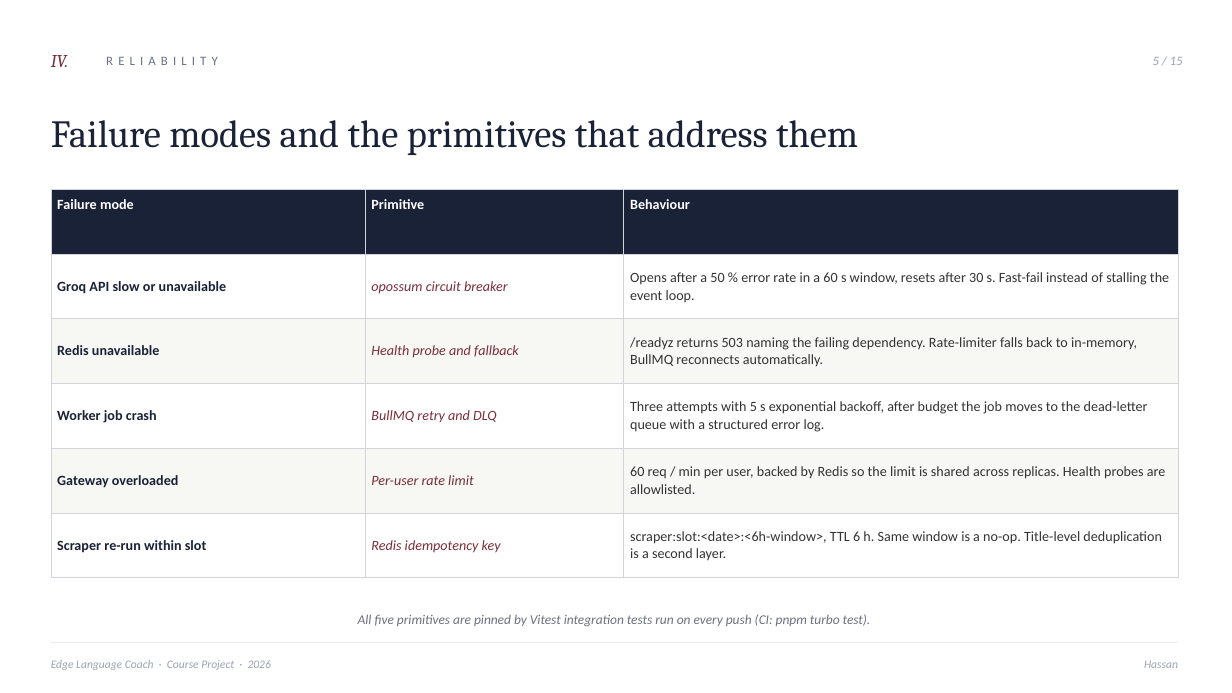
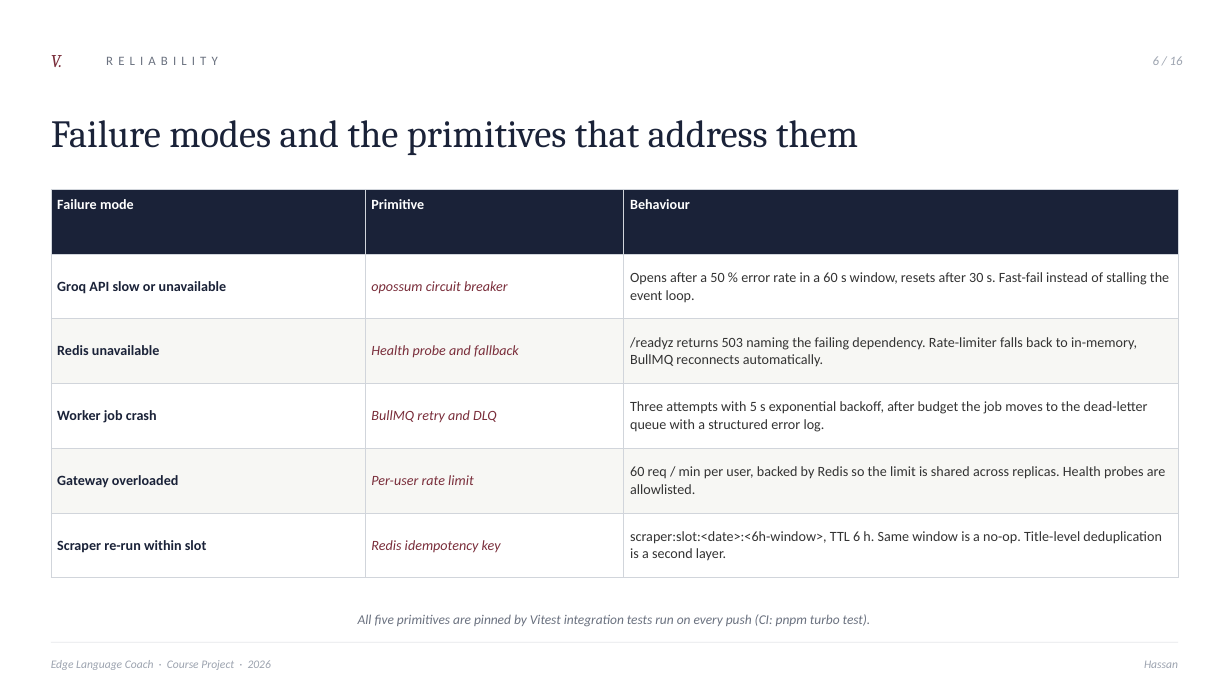
Before and after one commit to ibrahemaskar11/edge-language-coach, a slide deck: slide 6 of docs/edge-language-coach.pptx (slide 5 before the commit). Drawn at 1232x693 pixels with LibreOffice and Linux fonts; fonts in the diff are those of the drawing. Boxes give left, top, right and bottom in pixels: in the first picture for what was removed or moved away, otherwise in the second. Text is boxed around its words. In the diff, an @@ line names an element or a change of style, - is before the commit and + after.

```diff
--- a/docs/edge-language-coach.pptx
+++ b/docs/edge-language-coach.pptx
@@ text at box(51, 55, 62, 67): text changed @@
-IV.
+V.
@@ text at box(1153, 56, 1183, 65): text changed @@
-5 / 15
+6 / 16
```
Also in this commit, not shown: 12 other slides changed, 1 slide added.
